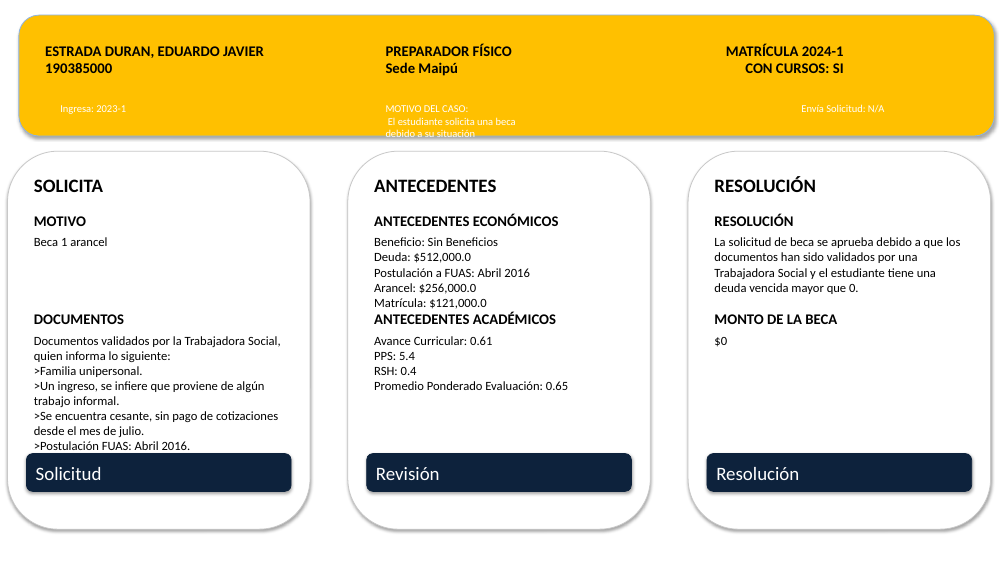
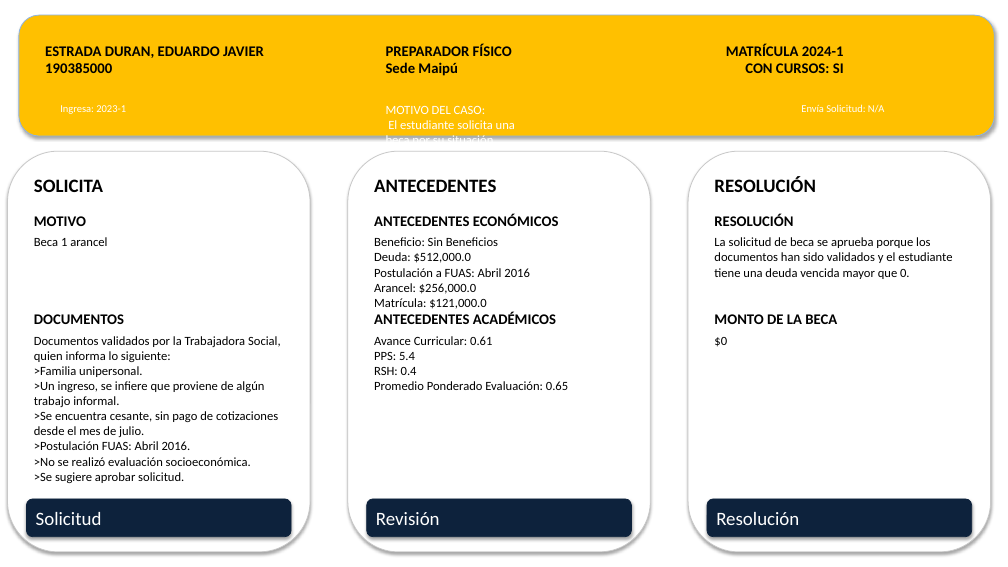
Before and after one commit to davidtroncosop/revdoc_ppt, a slide deck: slide 4 of propuestas_resolucion.pptx. Drawn at 1008x567 pixels with LibreOffice and Linux fonts; fonts in the diff are those of the drawing. Boxes give left, top, right and bottom in pixels: in the first picture for what was removed or moved away, otherwise in the second. Text is boxed around its words. In the diff, an @@ line names an element or a change of style, - is before the commit and + after.

Commit message:
más espacio para la revisón de documentos

```diff
--- a/propuestas_resolucion.pptx
+++ b/propuestas_resolucion.pptx
@@ text at [34, 106, 515, 405]: text changed; size 10 to 12 pt @@
-MOTIVO DEL CASO:
-El estudiante solicita una beca debido a su situación económica, encontrándose actualmente cesante y con ingreso informal.
+MOTIVO DEL CASO:
+El estudiante solicita una beca por su situación económica que incluye cesantía y un ingreso informal.
@@ rounded rectangle: place and size @@
-rounded rectangle at [8, 151, 310, 529]
+rounded rectangle at [8, 151, 310, 552]
@@ rounded rectangle: place and size @@
-rounded rectangle at [348, 151, 650, 529]
+rounded rectangle at [348, 151, 650, 552]
@@ rounded rectangle: place and size @@
-rounded rectangle at [688, 151, 991, 529]
+rounded rectangle at [688, 151, 991, 552]
@@ text at [714, 237, 952, 279]: text changed @@
-La solicitud de beca se aprueba debido a que los documentos han sido validados por una Trabajadora Social y el estudiante tiene una deuda vencida mayor que 0.
+La solicitud de beca se aprueba porque los documentos han sido validados y el estudiante tiene una deuda vencida mayor que 0.
@@ 3 rounded rectangles: place and size @@
-3 rounded rectangles at [26, 454, 972, 492]
+3 rounded rectangles at [26, 499, 972, 537]
@@ text in rounded rectangle at [36, 512, 102, 525]: text added @@
+Solicitud
```
Also in this commit, not shown: 28 other slides changed, 2 other files.
